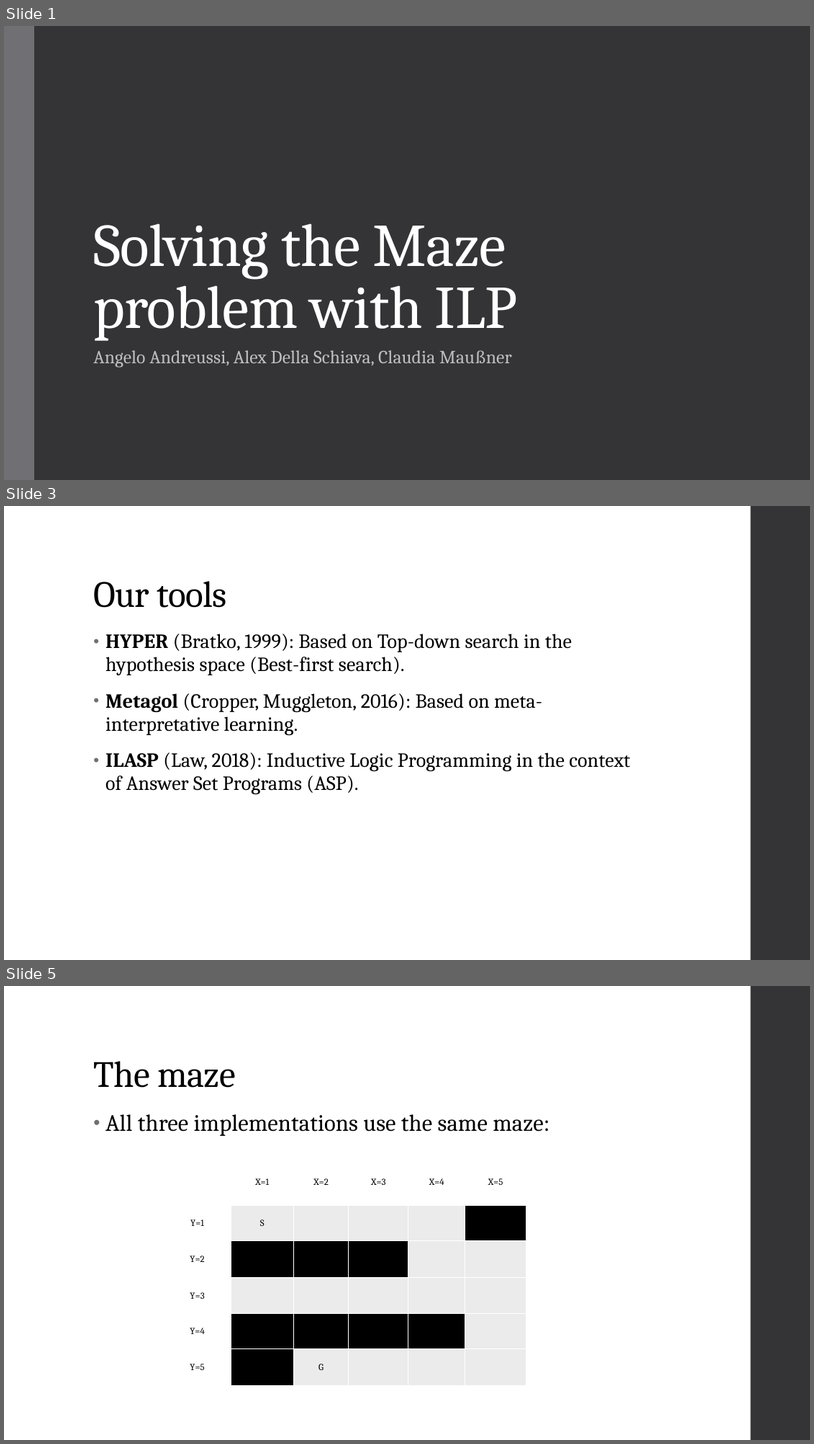
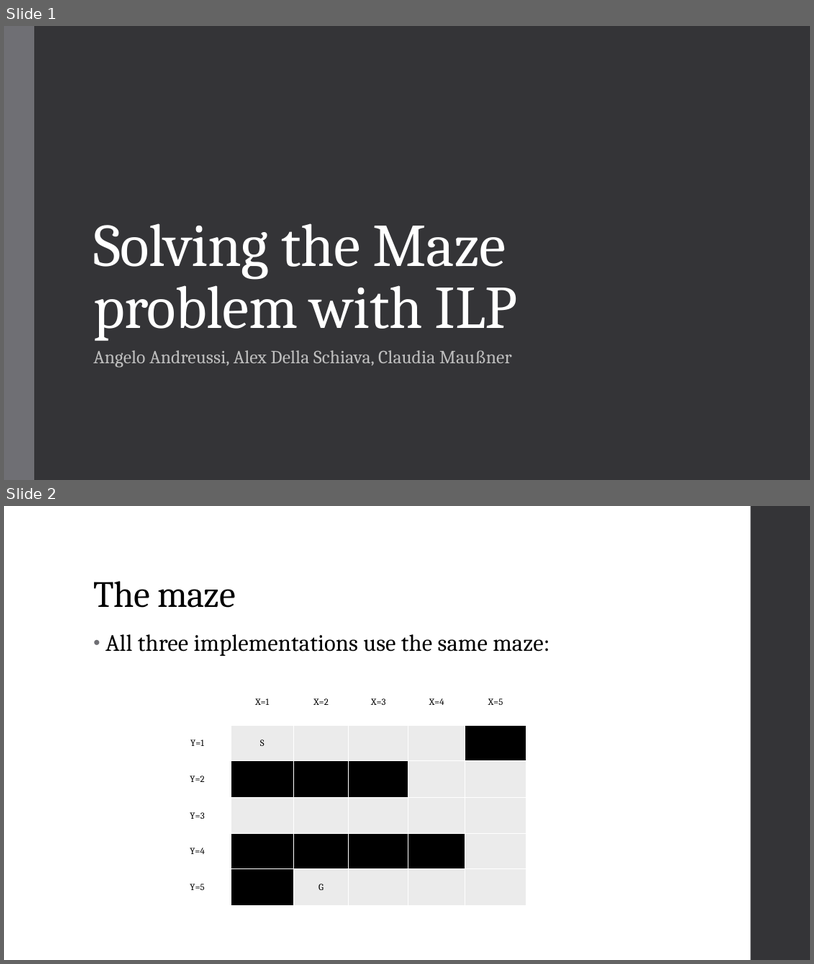
Before and after one commit to Alex-Dell1/ATAI_Maze_Project, a slide deck: ATAI_Presentation ILASP.pptx. Shown one above the other, each under a label of ours: slides 1, 3 and 5 before the commit, slides 1 and 2 after it; the slides between them are not shown. The pictures are 814x1444 and 814x964 pixels, drawn with LibreOffice and Linux fonts; fonts in the diff are those of the drawing. Boxes give left, top, right and bottom in pixels: in the first picture for what was removed or moved away, otherwise in the second. Text is boxed around its words. In the diff, an @@ line names an element or a change of style, - is before the commit and + after.

Commit message:
ILASP presentation done

```diff
--- a/ATAI_Presentation ILASP.pptx
+++ b/ATAI_Presentation ILASP.pptx
@@ slide 3 removed at (4,506,810,960), background #FFFFFF; not listed: 1 template element that a slide beside it also shows @@
@@ title removed at (93,581,226,608) @@
-Our tools
@@ text removed at (106,633,630,794) @@
-• HYPER (Bratko, 1999): Based on Top-down search in the hypothesis space (Best-first search).
-• Metagol (Cropper, Muggleton, 2016): Based on meta-interpretative learning.
-• ILASP (Law, 2018): Inductive Logic Programming in the context of Answer Set Programs (ASP).
@@ what was slide 5 is now slide 2 @@
```
Also in this commit, not shown: 5 slides changed, 2 other slides removed, 4 other files.
